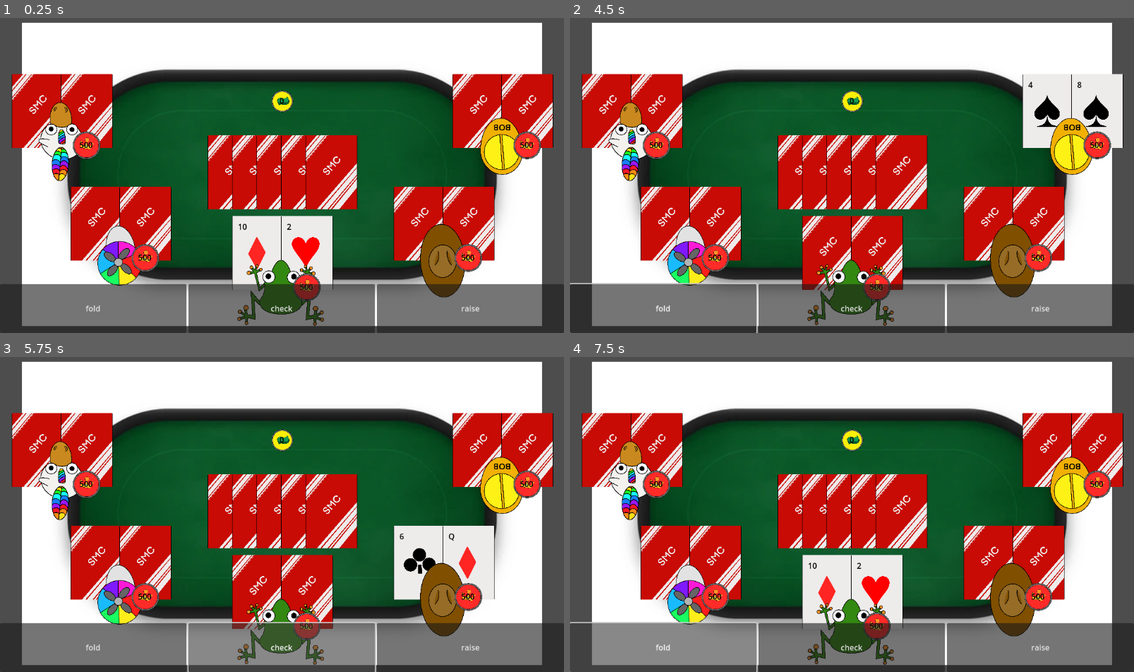
Above: before the commit, frames 1-4 (two rows, left to right).
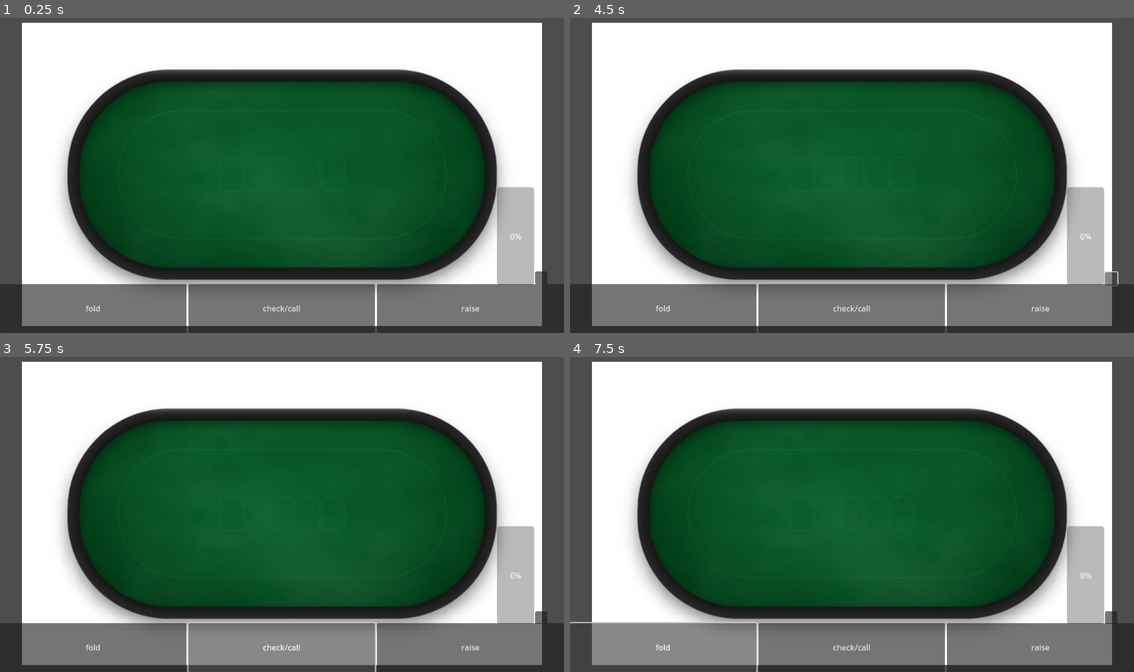
Above: after the commit, the same moments.

Repository: TheRealBlueBoy/Poker-Game
Game: Godot game, scene res://Scenes/MainScene.tscn
Same seed, same stepped clock (60 frames per second), same inputs: the game is played once before the commit and once after it.
Inputs (mouse positions are in pixels of both pictures, inside the frame that each line leads up to; where the layout moved, square brackets give the same spot in the first picture):
- Up to frame 1 (0.25 s): no input
- Up to frame 2 (4.5 s): click "check" (after the commit: "check/call") at 0.5 s; click "raise" at 1.25 s; click (1111, 276) [1111, 279] at 2 s; click "fold" at 2.75 s; click "fold" at 3.5 s; click (1111, 279) at 4.27 s
- Up to frame 3 (5.75 s): click "check" (after the commit: "check/call") at 5 s
- Up to frame 4 (7.5 s): click "raise" at 5.75 s; click (1111, 618) at 6.5 s; click "fold" at 7.25 s

The runs differ from the first frame. In frame 1, 32% of the frame differs, in the area x 2-99%, y 17-98%; in frame 2, 31%; in frame 3, 32%; in frame 4, 32%.
Error after the commit: Parse Error: Identifier "player" not declared in the current scope. (res://Scripts/Player.gd:71)

Commit message:
Call & Raise

Diff:
--- a/Scripts/Player.gd
+++ b/Scripts/Player.gd
@@ -7,6 +7,7 @@
 var scene
 var gamemode
 const playerTextures = [preload("res://Assets/PlayerSprites/Player_builder.png"),preload("res://Assets/PlayerSprites/Pl …(191 unchanged characters)…
+var maxBet = 0
 #temp vars for decide winner
 var allCards = []
 var finalCards = []
@@ -14,6 +15,13 @@
 var chipsScript
 
 enum PlayerStatus {pending, raised, folded, broke, allIn, checked}
+
+func get_current_bet():
+	# Calculate the current bet by finding the maximum bet among all players
+	for bet in gamemode.playerBets:
+		if bet > maxBet:
+			maxBet = bet
+			return maxBet
 
 func Init(i, loc, gm):#calls when made
 	var scene = preload("res://Scenes/Player.tscn")
@@ -26,11 +34,25 @@
 	chipsScript = Chips.new()
 	chipsScript.Init(scene.position + Vector2(50,-10), chipsOwned, gamemode)
 #InterpolateLocation(scene.position, Vector2(0,0),0.35)
+
 func InterpolateLocation(loc1, loc2, f):
 	return (loc1 + f*(loc2-loc1))
 
 
 func Call(amount):
+	var currentBet = get_current_bet()
+	var player = gamemode.playerbets[gamemode.actingPlayerIdx]
+
+	if player.chipsOwned >= currentBet - gamemode.playerbets[gamemode.actingPlayerIdx]: # Check if the player has enough chips to call
+		var amountToCall = currentBet - gamemode.playerbets[gamemode.actingPlayerIdx]
+		player.chipsOwned -= amountToCall
+		gamemode.playerbets[gamemode.actingPlayerIdx] += amountToCall
+		# EndTurn()
+		print(currentBet)
+		return true
+	else:
+		return false
+
 	status = PlayerStatus.checked
 
 func Check():
@@ -39,8 +61,23 @@
 func Fold():
 	status = PlayerStatus.folded
 
-func Raise(amount):
+
+func Raise(amount: int):
 	gamemode.ResetPlayerStatuses()
+
+	var currentBet = get_current_bet()
+	# var player = gamemode.playerbets[gamemode.actingPlayerIdx]
+
+	if player.chipsOwned > currentBet - gamemode.playerbets[gamemode.actingPlayerIdx]:  # Check if the player has enough chips to raise
+		var amountToCall = currentBet - gamemode.playerbets[gamemode.actingPlayerIdx]
+		player.chipsOwned -= amountToCall
+		gamemode.playerbets[gamemode.actingPlayerIdx] += amountToCall
+		# EndTurn()
+		print(currentBet)
+		return true
+	else:
+		return false
+
 	status = PlayerStatus.checked
 
 func AllIn():
